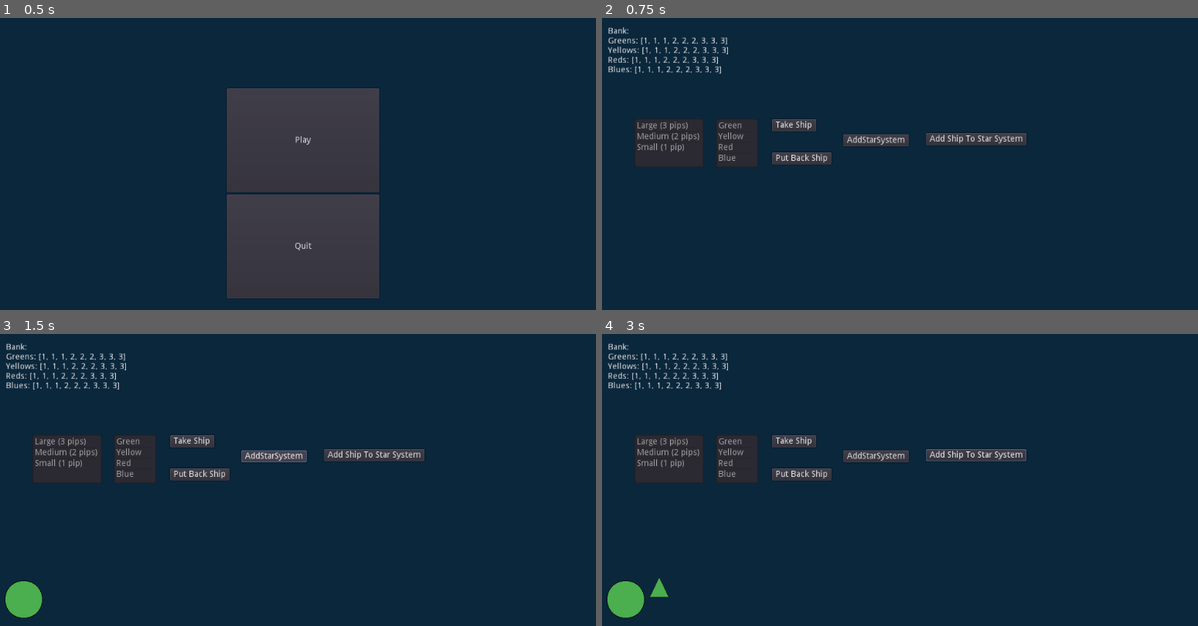
Above: before the commit, frames 1-4 (two rows, left to right).
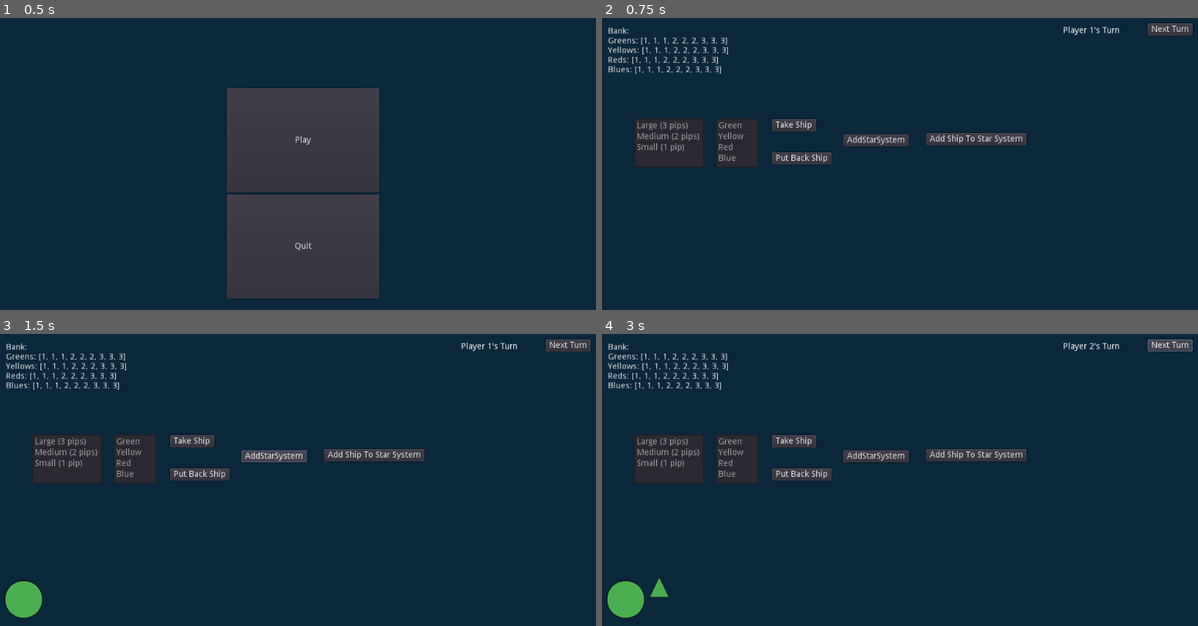
Above: after the commit, the same moments.

Repository: hamzasclone2/homeworlds
Game: Godot game, scene res://Scenes/MainMenu.tscn
Same seed, same stepped clock (60 frames per second), same inputs: the game is played once before the commit and once after it.
Inputs (mouse positions are in pixels of both pictures, inside the frame that each line leads up to):
- Up to frame 1 (0.5 s): no input
- Up to frame 2 (0.75 s): click "Play" at 0.5 s
- Up to frame 3 (1.5 s): click "AddStarSystem" at 1.25 s
- Up to frame 4 (3 s): click "Add Ship To Star System" at 2 s; click (1168, 345) at 2.75 s, where only the run after the commit has a clickable "Next Turn"

Frame 1 is identical in both runs. In frame 2, 0.4% of the frame differs, in the area x 77-100%, y 1-7%; in frame 3, 0.4%; in frame 4, 0.5%, in the area x 54-100%, y 1-44%.

Commit message:
added upside-down ships for player 2

Diff:
--- a/Scenes/Test.tscn
+++ b/Scenes/Test.tscn
@@ -85,7 +85,27 @@
 __meta__ = {
 "_edit_use_anchors_": false
 }
+
+[node name="NextTurnButton" type="Button" parent="Control"]
+margin_left = 913.67
+margin_top = 17.9336
+margin_right = 987.67
+margin_bottom = 37.9336
+text = "Next Turn"
+__meta__ = {
+"_edit_use_anchors_": false
+}
+
+[node name="PlayerLabel" type="Label" parent="Control"]
+margin_left = 773.977
+margin_top = 22.653
+margin_right = 813.977
+margin_bottom = 36.653
+__meta__ = {
+"_edit_use_anchors_": false
+}
 [connection signal="button_up" from="Control/TakeButton" to="." method="_on_TakeButton_button_up"]
 [connection signal="button_up" from="Control/PutBackButton" to="." method="_on_PutBackButton_button_up"]
 [connection signal="button_up" from="Control/AddStarSystem" to="." method="_on_AddStarSystem_button_up"]
 [connection signal="button_up" from="Control/AddShipToStar" to="." method="_on_AddShipToStar_button_up"]
+[connection signal="button_up" from="Control/NextTurnButton" to="." method="_on_NextTurnButton_button_up"]
--- a/Scripts/StarSystem.gd
+++ b/Scripts/StarSystem.gd
@@ -2,15 +2,18 @@
 
 var color
 var size
+var ID
 var isHovering = false
-var ID
+
 onready var GreenSprite = get_node("GreenSprite")
 onready var YellowSprite = get_node("YellowSprite")
 onready var RedSprite = get_node("RedSprite")
 onready var BlueSprite = get_node("BlueSprite")
 
-var numSpaceShips = 0
-var spaceShipX = 55
+var numSpaceShipsP1 = 0
+var numSpaceShipsP2 = 0
+var spaceShipXP1 = 55
+var spaceShipXP2 = -55
 
 func setup(inputColor, inputSize, starSystemID):
 	color = inputColor
@@ -42,17 +45,27 @@
 	if event.is_action_pressed("MouseClick") and isHovering:
 		get_parent().selectedStarSystem = ID
 
-func addSpaceShip(inputColor, inputSize):
-	numSpaceShips += 1
+func addSpaceShip(inputColor, inputSize, playerTurn):
 	var spaceShip = load("Scenes/SpaceShip.tscn").instance()
 	add_child(spaceShip)
 	spaceShip.setup(inputColor, inputSize)
 
-	if(numSpaceShips % 2 == 1):
-		spaceShip.position = Vector2(spaceShipX, -20)
-	elif(numSpaceShips % 2 == 0):
-		spaceShip.position = Vector2(spaceShipX, 20)
-		spaceShipX += 35
+	if(playerTurn == 1):
+		numSpaceShipsP1 += 1
+		if(numSpaceShipsP1 % 2 == 1):
+			spaceShip.position = Vector2(spaceShipXP1, -20)
+		elif(numSpaceShipsP1 % 2 == 0):
+			spaceShip.position = Vector2(spaceShipXP1, 20)
+			spaceShipXP1 += 35
+	elif(playerTurn == 2):
+		numSpaceShipsP2 += 1
+		spaceShip.rotation_degrees = 180
+		if(numSpaceShipsP2 % 2 == 1):
+			spaceShip.position = Vector2(spaceShipXP2, -20)
+		elif(numSpaceShipsP2 % 2 == 0):
+			spaceShip.position = Vector2(spaceShipXP2, 20)
+			spaceShipXP2 -= 35
+
 func _on_Area2D_mouse_entered():
 	isHovering = true
 
--- a/Scripts/Test.gd
+++ b/Scripts/Test.gd
@@ -3,6 +3,7 @@
 onready var bank = get_node("Bank")
 onready var sizeSelector = get_node("Control/SizeSelector")
 onready var colorSelector = get_node("Control/ColorSelector")
+onready var playerLabel = get_node("Control/PlayerLabel")
 var starSystemArray = []
 var starSystemYPos = 450
 var starSystemXPos = 50
@@ -10,9 +11,12 @@
 var selectedStarSystem = 0
 
 var colorSelected
+var playerTurn = 1
+
 
 func _ready():
 	bank.initialize()
+	playerLabel.text = "Player 1's Turn"
 
 
 func _on_TakeButton_button_up():
@@ -74,4 +78,13 @@
 
 func _on_AddShipToStar_button_up():
 	takeHelper()
-	starSystemArray[selectedStarSystem].addSpaceShip(colorSelected, sizeHelper())
+	starSystemArray[selectedStarSystem].addSpaceShip(colorSelected, sizeHelper(), playerTurn)
+
+
+func _on_NextTurnButton_button_up():
+	if(playerTurn == 1):
+		playerTurn = 2
+		playerLabel.text = "Player 2's Turn"
+	elif(playerTurn == 2):
+		playerTurn = 1
+		playerLabel.text = "Player 1's Turn"
